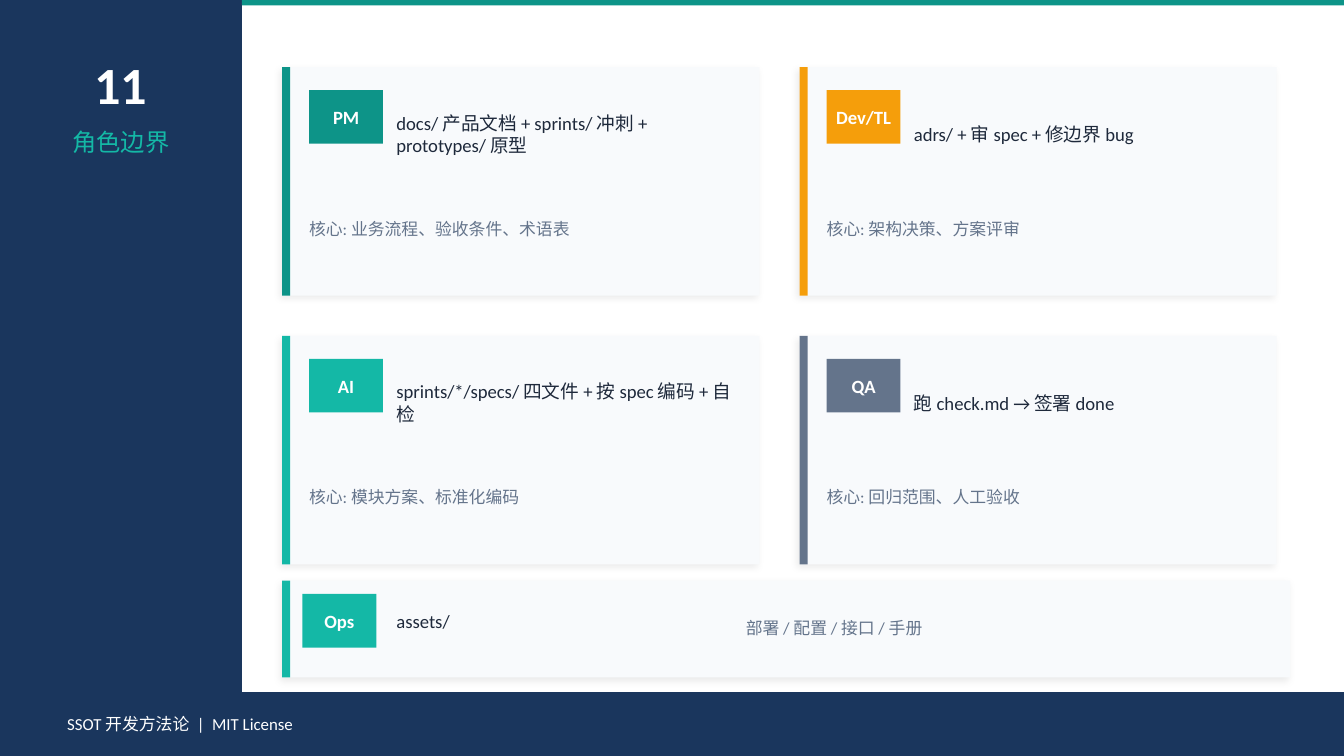
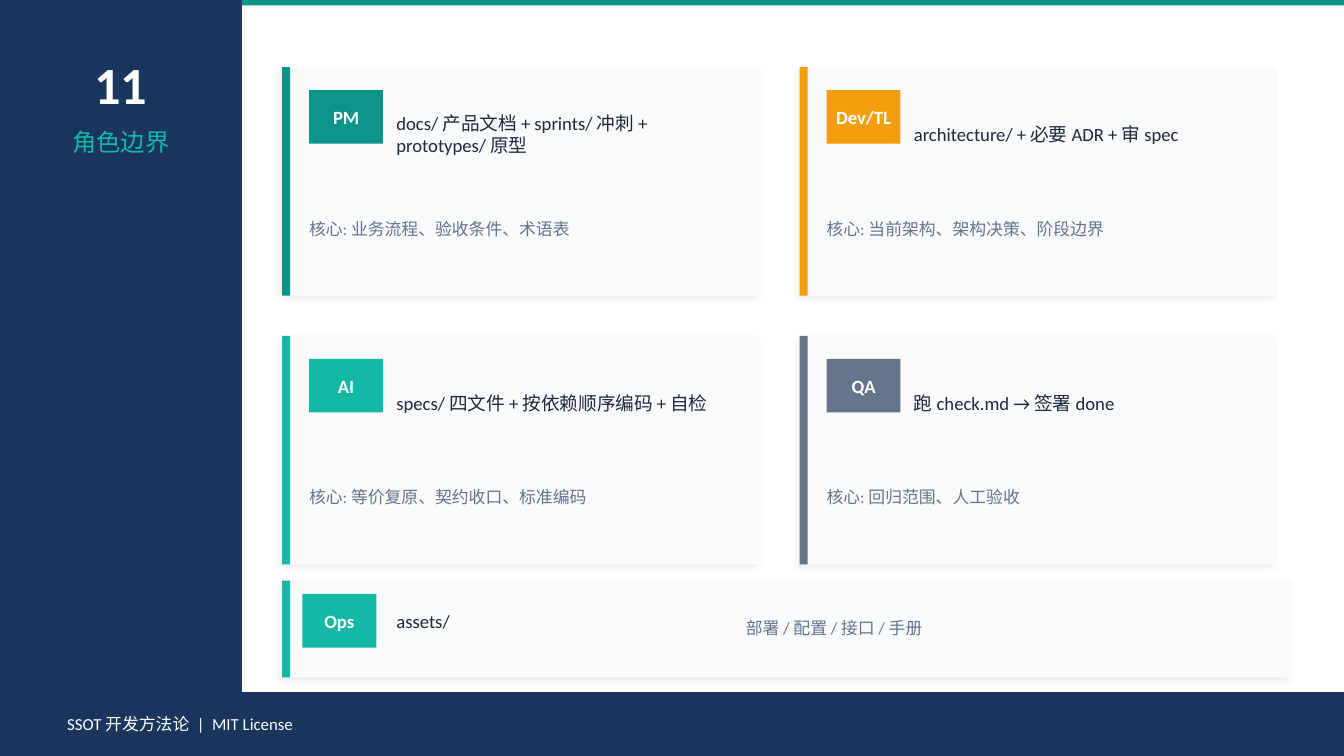
Before and after one commit to Toketec/SpecRocket, a slide deck: slide 13 of SSOT-开发方法论-培训.pptx. Drawn at 1344x756 pixels with LibreOffice and Linux fonts; fonts in the diff are those of the drawing. Boxes give left, top, right and bottom in pixels: in the first picture for what was removed or moved away, otherwise in the second. Text is boxed around its words. In the diff, an @@ line names an element or a change of style, - is before the commit and + after.

Commit message:
feat: evolve architecture and spec lifecycle

```diff
--- a/SSOT-开发方法论-培训.pptx
+++ b/SSOT-开发方法论-培训.pptx
@@ text at [914, 125, 1178, 144]: text changed @@
-adrs/ + 审 spec + 修边界 bug
+architecture/ + 必要 ADR + 审 spec
@@ text at [827, 221, 1103, 237]: text changed @@
-核心: 架构决策、方案评审
+核心: 当前架构、架构决策、阶段边界
@@ text at [396, 394, 707, 413]: text changed @@
-sprints/*/specs/ 四文件 + 按 spec 编码 + 自检
+specs/ 四文件 + 按依赖顺序编码 + 自检
@@ text at [309, 489, 586, 505]: text changed @@
-核心: 模块方案、标准化编码
+核心: 等价复原、契约收口、标准编码
```
Also in this commit, not shown: 6 other slides changed, 25 other files.
